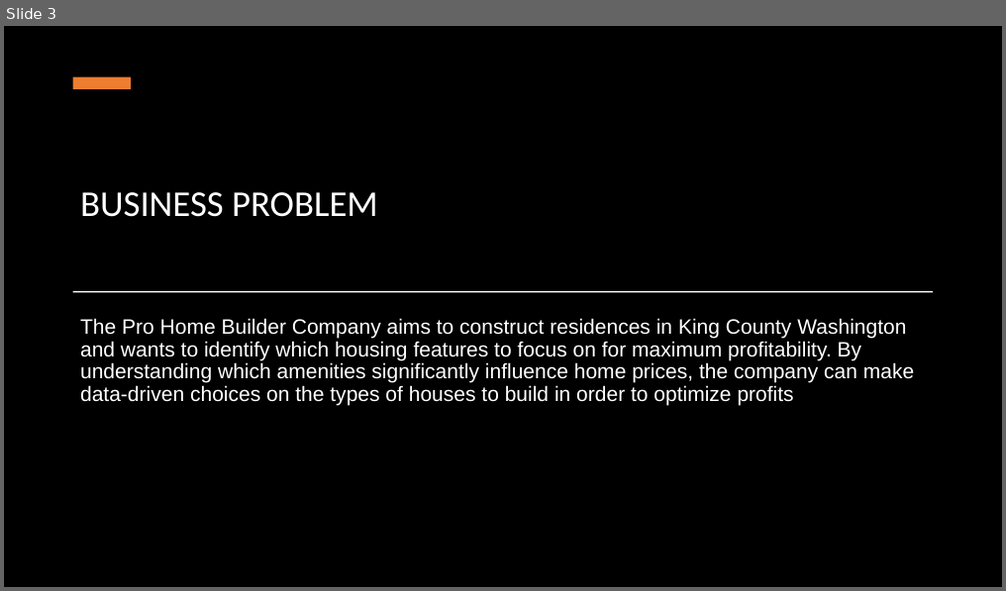
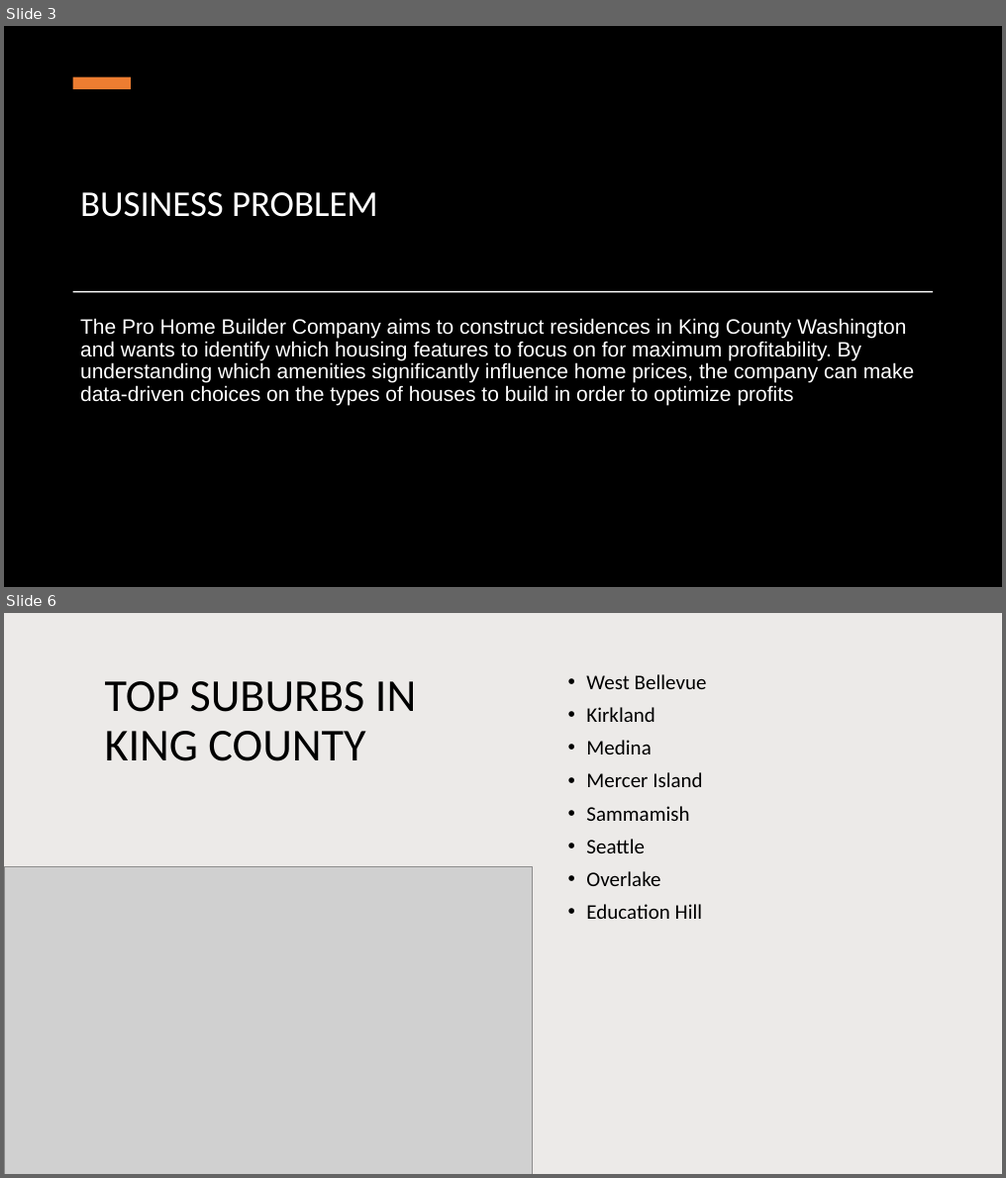
Before and after one commit to Sdec30/Phase2_ProjectDAT7_KCHouseData_SB, a slide deck: Phase2_ProjectDAT7_KCHouseData_SB.pptx. Shown one above the other, each under a label of ours: slide 3 before the commit, slides 3 and 6 after it; the slides between them are not shown. The pictures are 1006x591 and 1006x1178 pixels, drawn with LibreOffice and Linux fonts; fonts in the diff are those of the drawing; grey boxes stand for pictures; background and template pictures are left out; a plain dark background stands for a picture behind light text. Boxes give left, top, right and bottom in pixels: in the first picture for what was removed or moved away, otherwise in the second. Text is boxed around its words. In the diff, an @@ line names an element or a change of style, - is before the commit and + after.

```diff
--- a/Phase2_ProjectDAT7_KCHouseData_SB.pptx
+++ b/Phase2_ProjectDAT7_KCHouseData_SB.pptx
@@ slide 6 added at [4,613,1002,1174], background #FFFFFF @@
@@ rectangle added at [4,613,1001,1174], fill #82766A at 15% opacity @@
@@ title added at [105,681,416,761], 44 pt, text #000000 @@
+TOP SUBURBS IN KING COUNTY
@@ text added at [586,674,707,919], 20 pt, text #000000 @@
+• West Bellevue
+• Kirkland
+• Medina
+• Mercer Island
+• Sammamish
+• Seattle
+• Overlake
+• Education Hill
@@ picture added at [4,867,532,1174] @@
```
Also in this commit, not shown: 2 slides changed, 6 other slides added, 2 other files.
